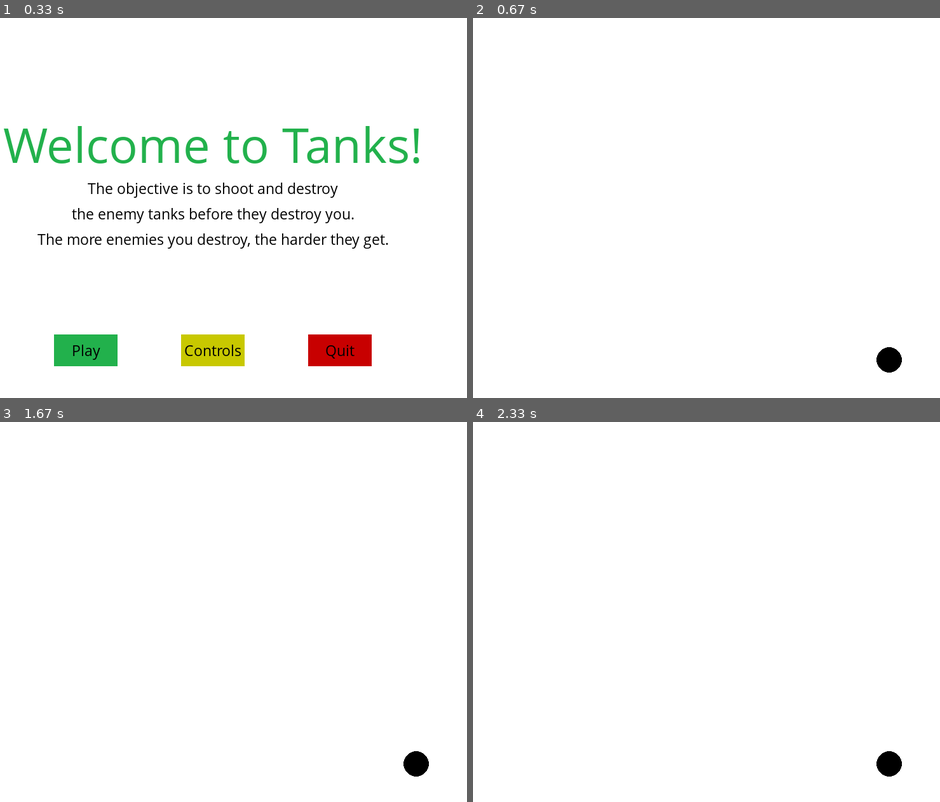
Above: before the commit, frames 1-4 (two rows, left to right).
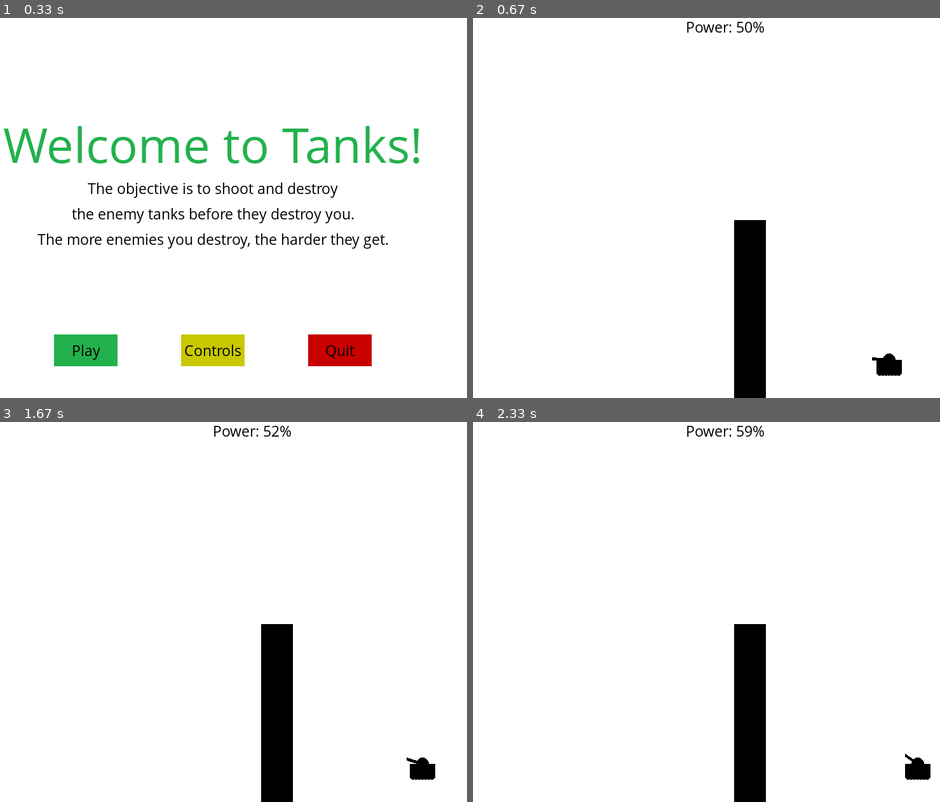
Above: after the commit, the same moments.

Repository: ssharpjr/pygame-tutorial
Game: pygame game, started from tanks/tanks.py
Same seed, same stepped clock (60 frames per second), same inputs: the game is played once before the commit and once after it.
Inputs:
- Up to frame 1 (0.33 s): no input
- Up to frame 2 (0.67 s): tap C at 0.33 s
- Up to frame 3 (1.67 s): tap Space at 0.67 s; hold Right 1-1.47 s; hold D 1-1.47 s; hold Up from 1.5 s (still down)
- Up to frame 4 (2.33 s): release Up at 1.8 s; hold Right 1.83-2.3 s; hold D 1.83-2.3 s

Frame 1 is identical in both runs. In frame 2, 3.5% of the frame differs, in the area x 45-92%, y 1-100%; in frame 3, 3.6%; in frame 4, 3.9%, in the area x 45-98%, y 1-100%.

Commit message:
part 73 done

Diff:
--- a/tanks/tanks.py
+++ b/tanks/tanks.py
@@ -29,9 +29,12 @@
 pygame.display.set_caption('Tanks')  # Window title
 
 
-mainTankX = display_width * 0.9
-mainTankY = display_height * 0.9
-
+
+tankWidth = 40
+tankHeight = 20
+
+turretWidth = 5
+wheelWidth = 5
 
 clock = pygame.time.Clock()
 
@@ -73,6 +76,11 @@
 def score(score):
     text = smallfont.render("Score: " + str(score), True, black)
     gameDisplay.blit(text, [0,0])
+
+
+def power(level):
+    text = smallfont.render("Power: " + str(level) + "%", True, black)
+    gameDisplay.blit(text, [display_width/2, 0])
 
 
 def game_intro():
@@ -156,8 +164,121 @@
     gameDisplay.blit(textSurf, textRect)
 
 
-def tank(x,y):
-    pygame.draw.circle(gameDisplay, black, (int(x),int(y)), 20)
+def tank(x,y, turPos):
+    x = int(x)
+    y = int(y)
+
+    possibleTurrets = [(x-27, y-2),
+                       (x-26, y-5),
+                       (x-25, y-8),
+                       (x-23, y-12),
+                       (x-20, y-14),
+                       (x-18, y-15),
+                       (x-15, y-17),
+                       (x-13, y-19),
+                       (x-11, y-21)
+                      ]
+
+    # Draw Tank Turret
+    pygame.draw.circle(gameDisplay, black, (x,y), int(tankHeight/2))
+    # Draw Tank Body
+    pygame.draw.rect(gameDisplay, black, (x-tankHeight, y, tankWidth,
+                     tankHeight))
+    # Draw Tank Barrel
+    pygame.draw.line(gameDisplay, black, (x,y), possibleTurrets[turPos], turretWidth)
+
+    # Draw Tank Treads
+    pygame.draw.circle(gameDisplay, black, (x-15, y+20), wheelWidth)
+    pygame.draw.circle(gameDisplay, black, (x-10, y+20), wheelWidth)
+    pygame.draw.circle(gameDisplay, black, (x-5, y+20), wheelWidth)
+    pygame.draw.circle(gameDisplay, black, (x, y+20), wheelWidth)
+    pygame.draw.circle(gameDisplay, black, (x+5, y+20), wheelWidth)
+    pygame.draw.circle(gameDisplay, black, (x+10, y+20), wheelWidth)
+    pygame.draw.circle(gameDisplay, black, (x+15, y+20), wheelWidth)
+
+    return possibleTurrets[turPos]
+
+
+def barrier(xlocation,randomHeight,barrier_width):
+    # Barriers between tanks
+    pygame.draw.rect(gameDisplay, black, [xlocation, display_height -
+                                          randomHeight, barrier_width,
+                                          randomHeight])
+
+def explosion(x, y, size=50):
+    explode = True
+
+    while explode:
+        # Exit the game if the X is clicked.
+        for event in pygame.event.get():
+            if event.type == pygame.QUIT:
+                pygame.quit()
+                quit()
+
+        startPoint = x,y
+
+        colorChoices = [red, light_red, yellow, light_yellow]
+
+        magnitude = 1
+
+        while magnitude < size:
+            exploding_bit_x = x + random.randrange(-1 * magnitude, magnitude)
+            exploding_bit_y = y + random.randrange(-1 * magnitude, magnitude)
+
+            pygame.draw.circle(gameDisplay,
+                               colorChoices[random.randrange(0,4)],
+                               (exploding_bit_x, exploding_bit_y),
+                               random.randrange(1,5))
+            magnitude += 1
+
+            pygame.display.update()
+            clock.tick(100)
+
+        explode = False
+
+
+def fireShell(xy,tankx,tanky,turPos,gun_power,xlocation,barrier_width,randomHeight):
+    fire = True
+
+    startingShell = list(xy)
+
+    while fire:
+        # Exit the game if the X is clicked.
+        for event in pygame.event.get():
+            if event.type == pygame.QUIT:
+                pygame.quit()
+                quit()
+
+        # Draw shell
+        pygame.draw.circle(gameDisplay, red,
+                           (startingShell[0],startingShell[1]), 5)
+
+        startingShell[0] -= (12 - turPos)*2
+
+        # Draw an arc using y = x**2
+        startingShell[1] += int((((startingShell[0]-xy[0])*0.015/(gun_power/50))**2) - (turPos +
+                                                                      turPos/(12-turPos)))
+
+        if startingShell[1] > display_height:
+            hit_x = int((startingShell[0]*display_height)/startingShell[1])
+            hit_y = int(display_height)
+            explosion(hit_x, hit_y)
+            fire = False
+
+        # Check if the shell hit the barrier
+        check_x_1 = startingShell[0] <= xlocation + barrier_width
+        check_x_2 = startingShell[0] >= xlocation
+        check_y_1 = startingShell[1] <= display_height
+        check_y_2 = startingShell[1] >= display_height - randomHeight
+
+        if check_x_1 and check_x_2 and check_y_1 and check_y_2:
+            hit_x = int(startingShell[0])
+            hit_y = int(startingShell[1])
+            explosion(hit_x, hit_y)
+            fire = False
+
+        pygame.display.update()
+        clock.tick(60)
 
 
 def game_controls():
@@ -248,16 +369,33 @@
     gameOver = False
     FPS = 15
 
+    barrier_width = 50
+
+    mainTankX = display_width * 0.9
+    mainTankY = display_height * 0.9
+    tankMove = 0
+    currentTurPos = 0
+    changeTur = 0
+
+    fire_power = 50
+    power_change = 0
+
+    xlocation = (display_width/2) + random.randint(-0.2 * display_width, 0.2 *
+                                                  display_width)
+    randomHeight = random.randrange(display_height * 0.1, display_height * 0.6)
+
+
     while not gameExit:
+
 
         if gameOver == True:
             message_to_screen("Game Over",
                               red,
-                              y_displace=-50,
+                              -50,
                              size="large")
             message_to_screen("Press C to Continue or Q to Quit",
                               black,
-                              y_displace=50,
+                              50,
                              size="medium")
 
         while gameOver == True:
@@ -283,18 +421,54 @@
                 gameExit = True
             if event.type == pygame.KEYDOWN:
                 if event.key == pygame.K_LEFT:
-                    pass
+                    tankMove = -5
                 elif event.key == pygame.K_RIGHT:
-                    pass
+                    tankMove = 5
                 elif event.key == pygame.K_UP:
-                    pass
+                    changeTur = 1
                 elif event.key == pygame.K_DOWN:
-                    pass
+                    changeTur = -1
                 elif event.key == pygame.K_p:
                     pause()  # Pause the game
-
-        gameDisplay.fill(white)
-        tank(mainTankX,mainTankY)  # Draw tank
+                elif event.key == pygame.K_SPACE:
+                    fireShell(gun,mainTankX,mainTankY,currentTurPos,
+                              fire_power,xlocation,barrier_width,randomHeight)
+                elif event.key == pygame.K_a:
+                    power_change = -1
+                elif event.key == pygame.K_d:
+                    power_change = 1
+
+            elif event.type == pygame.KEYUP:
+                if event.key == pygame.K_LEFT or event.key == pygame.K_RIGHT:
+                    tankMove = 0
+                if event.key == pygame.K_UP or event.key == pygame.K_DOWN:
+                    changeTur = 0
+                if event.key == pygame.K_a or event.key == pygame.K_d:
+                    power_change = 0
+
+
+        mainTankX += tankMove  # Move the tank
+        currentTurPos += changeTur
+
+        if currentTurPos > 8:
+            currentTurPos = 8
+        elif currentTurPos < 0:
+            currentTurPos = 0
+
+
+        if mainTankX - (tankWidth/2) < xlocation + barrier_width:
+            mainTankX += 5
+
+
+        gameDisplay.fill(white)  # Clear screen to white
+        gun = tank(mainTankX,mainTankY,currentTurPos)  # Draw tank
+
+        fire_power += power_change
+
+        power(fire_power)
+
+        barrier(xlocation,randomHeight,barrier_width)  # Draw barrier
+
         pygame.display.update()
         clock.tick(FPS)
 
